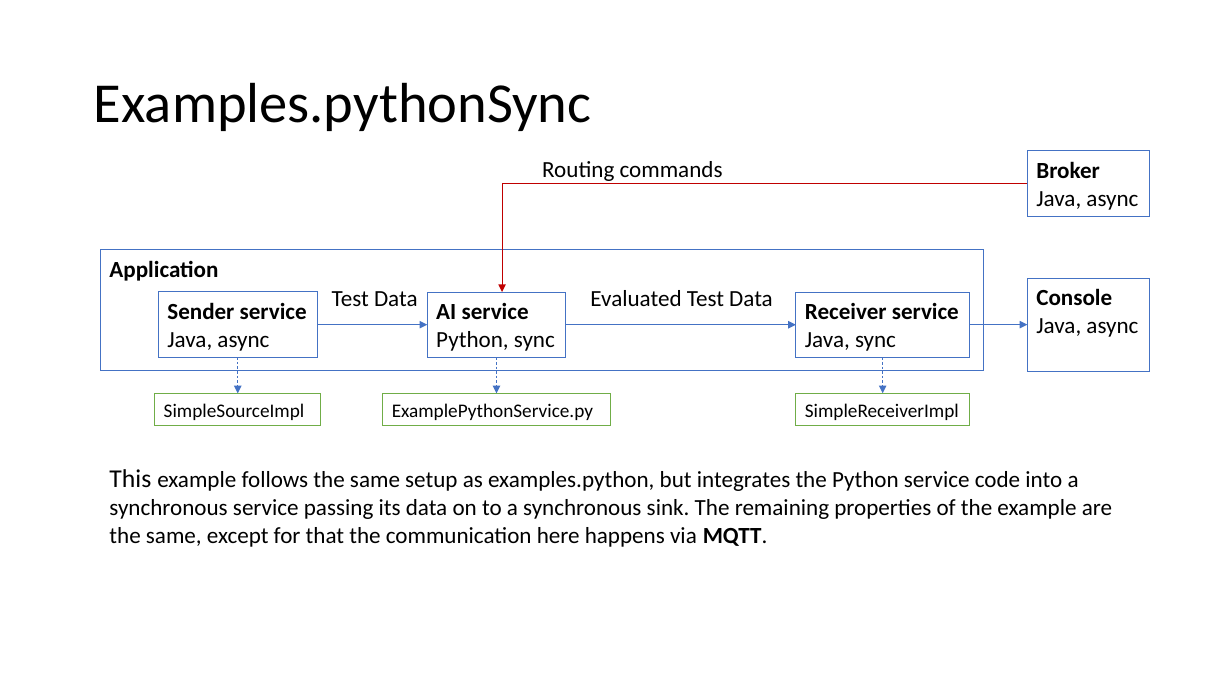
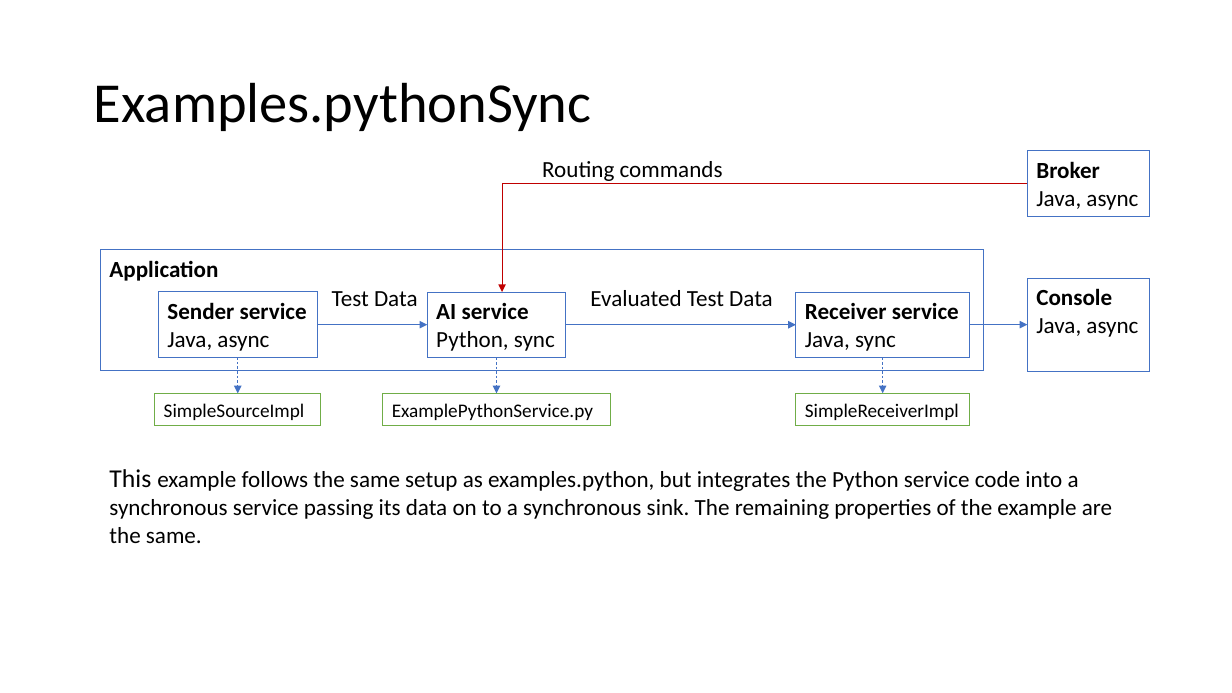
Before and after one commit to iip-ecosphere/platform, a slide deck: slide 1 of platform/examples/examples.pythonSync/docs/Examples_PythonSync.pptx. Drawn at 1232x693 pixels with LibreOffice and Linux fonts; fonts in the diff are those of the drawing. Boxes give left, top, right and bottom in pixels: in the first picture for what was removed or moved away, otherwise in the second. Text is boxed around its words. In the diff, an @@ line names an element or a change of style, - is before the commit and + after.

```diff
--- a/platform/examples/examples.pythonSync/docs/Examples_PythonSync.pptx
+++ b/platform/examples/examples.pythonSync/docs/Examples_PythonSync.pptx
@@ text at (109, 469, 1112, 543): text changed @@
-This example follows the same setup as examples.python, but integrates the Python service code into a synchronous service passing its data on to a synchronous sink. The remaining properties of the example are the same, except for that the communication here happens via MQTT.
+This example follows the same setup as examples.python, but integrates the Python service code into a synchronous service passing its data on to a synchronous sink. The remaining properties of the example are the same.
```
Also in this commit, not shown: 3 other files.
